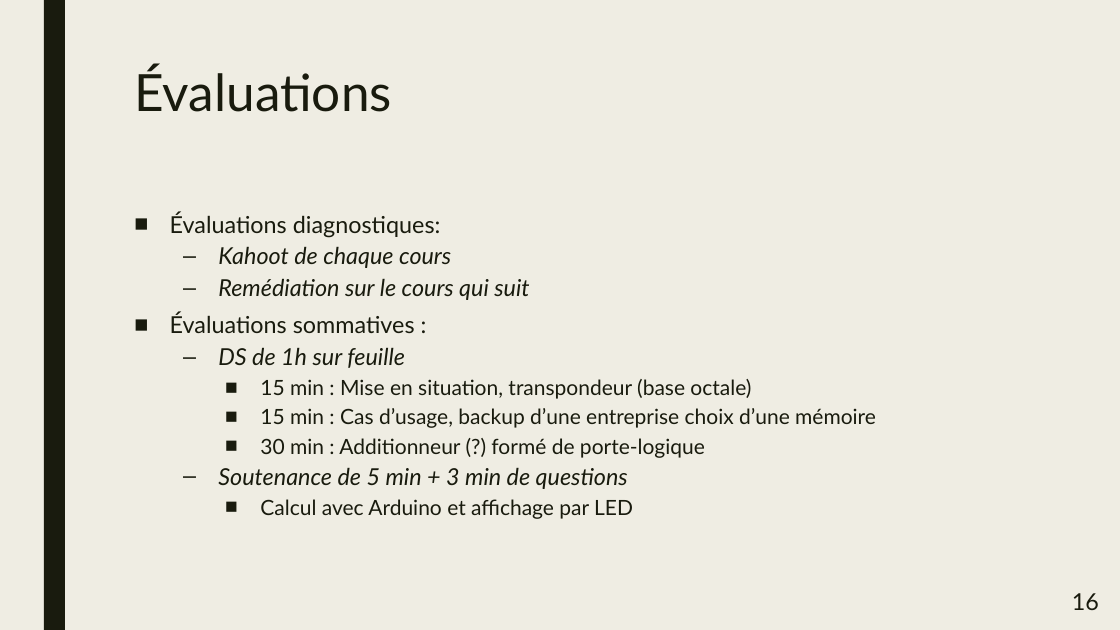
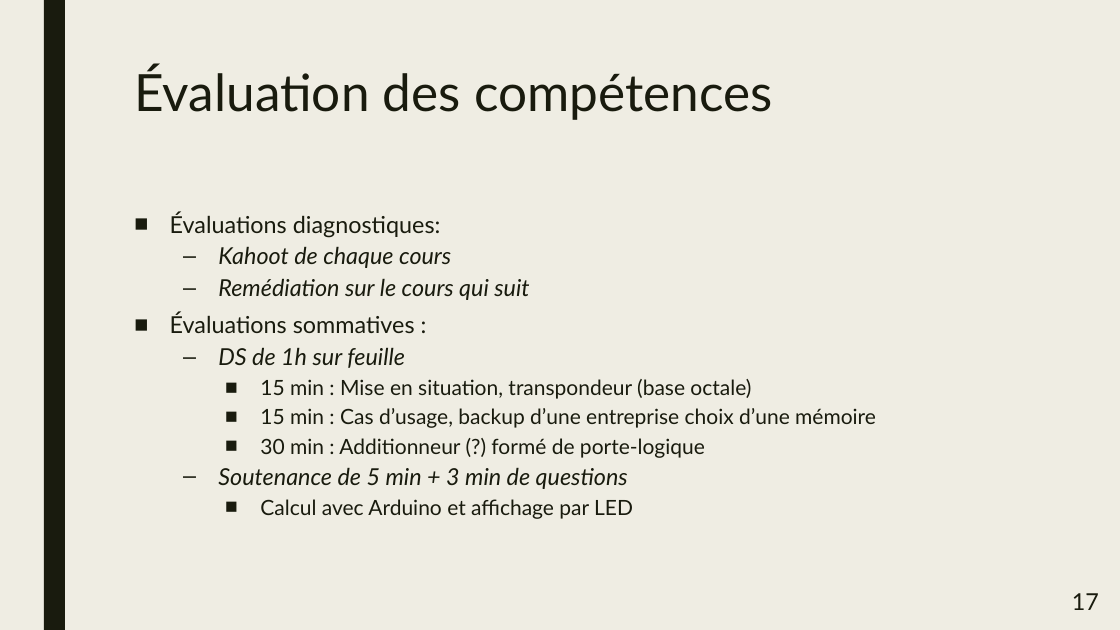
Before and after one commit to CyberJulien/Agreg_Meca, a slide deck: slide 17 of fichiers/presentation/PresSpe.pptx (slide 16 before the commit). Drawn at 1120x630 pixels with LibreOffice and Linux fonts; fonts in the diff are those of the drawing. Boxes give left, top, right and bottom in pixels: in the first picture for what was removed or moved away, otherwise in the second. Text is boxed around its words. In the diff, an @@ line names an element or a change of style, - is before the commit and + after.

```diff
--- a/fichiers/presentation/PresSpe.pptx
+++ b/fichiers/presentation/PresSpe.pptx
@@ title at (134, 66, 772, 120): text changed @@
-Évaluations
+Évaluation des compétences
@@ page number at (1072, 593, 1099, 610): text changed @@
-16
+17
```
Also in this commit, not shown: 3 other slides changed, 3 slides added, 9 other files.
